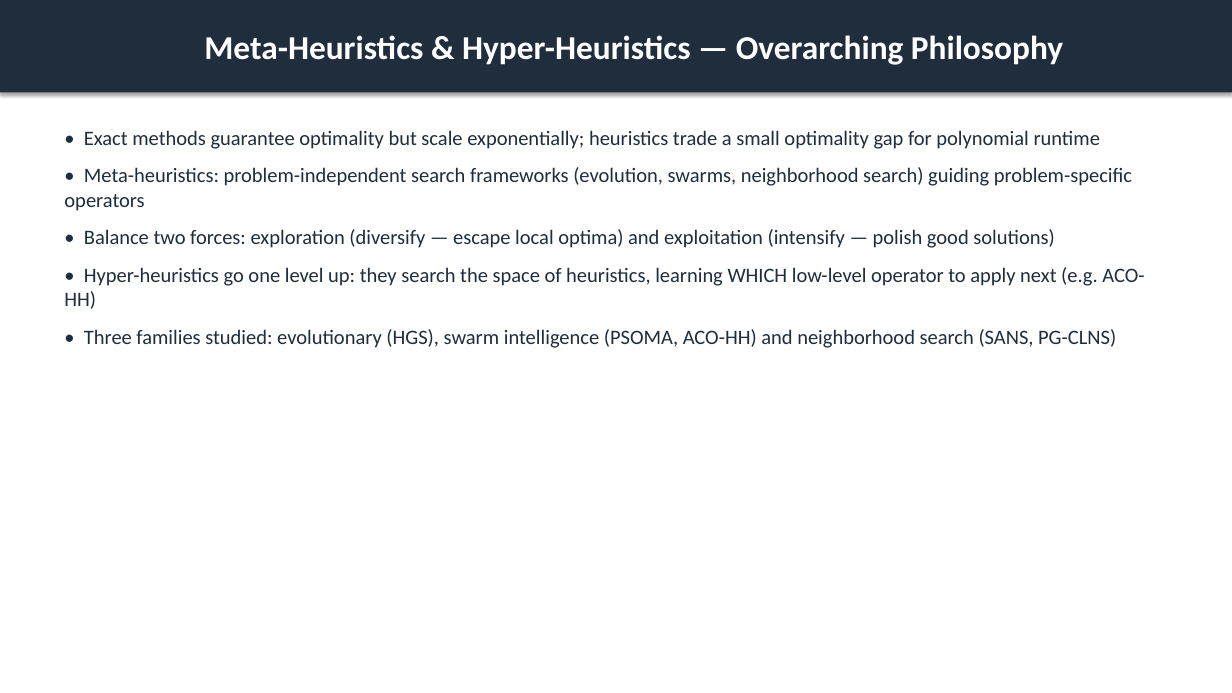
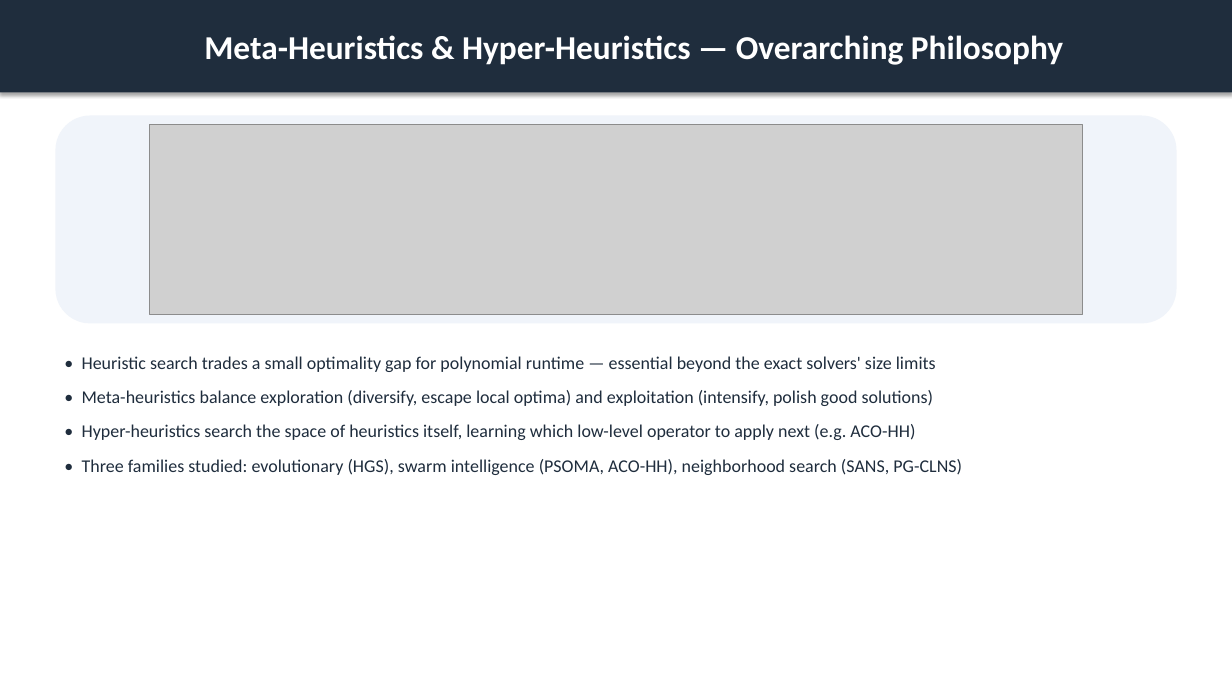
Before and after one commit to ACFHarbinger/WSmartPlus-Route, a slide deck: slide 7 of assets/windows/wsmart_route_results.pptx. Drawn at 1232x693 pixels with LibreOffice and Linux fonts; fonts in the diff are those of the drawing; grey boxes stand for pictures. Boxes give left, top, right and bottom in pixels: in the first picture for what was removed or moved away, otherwise in the second. Text is boxed around its words. In the diff, an @@ line names an element or a change of style, - is before the commit and + after.

```diff
--- a/assets/windows/wsmart_route_results.pptx
+++ b/assets/windows/wsmart_route_results.pptx
@@ rounded rectangle added at <box>55,116,1177,323</box>, fill #F0F4FA @@
@@ picture added at <box>150,125,1082,314</box> @@
@@ text at <box>82,356,962,475</box>: text changed; size 16 to 14 pt @@
-• Exact methods guarantee optimality but scale exponentially; heuristics trade a small optimality gap for polynomial runtime
-• Meta-heuristics: problem-independent search frameworks (evolution, swarms, neighborhood search) guiding problem-specific operators
-• Balance two forces: exploration (diversify — escape local optima) and exploitation (intensify — polish good solutions)
-• Hyper-heuristics go one level up: they search the space of heuristics, learning WHICH low-level operator to apply next (e.g. ACO-HH)
-• Three families studied: evolutionary (HGS), swarm intelligence (PSOMA, ACO-HH) and neighborhood search (SANS, PG-CLNS)
+• Heuristic search trades a small optimality gap for polynomial runtime — essential beyond the exact solvers' size limits
+• Meta-heuristics balance exploration (diversify, escape local optima) and exploitation (intensify, polish good solutions)
+• Hyper-heuristics search the space of heuristics itself, learning which low-level operator to apply next (e.g. ACO-HH)
+• Three families studied: evolutionary (HGS), swarm intelligence (PSOMA, ACO-HH), neighborhood search (SANS, PG-CLNS)
```
Also in this commit, not shown: 17 other slides changed, 17 other files.
